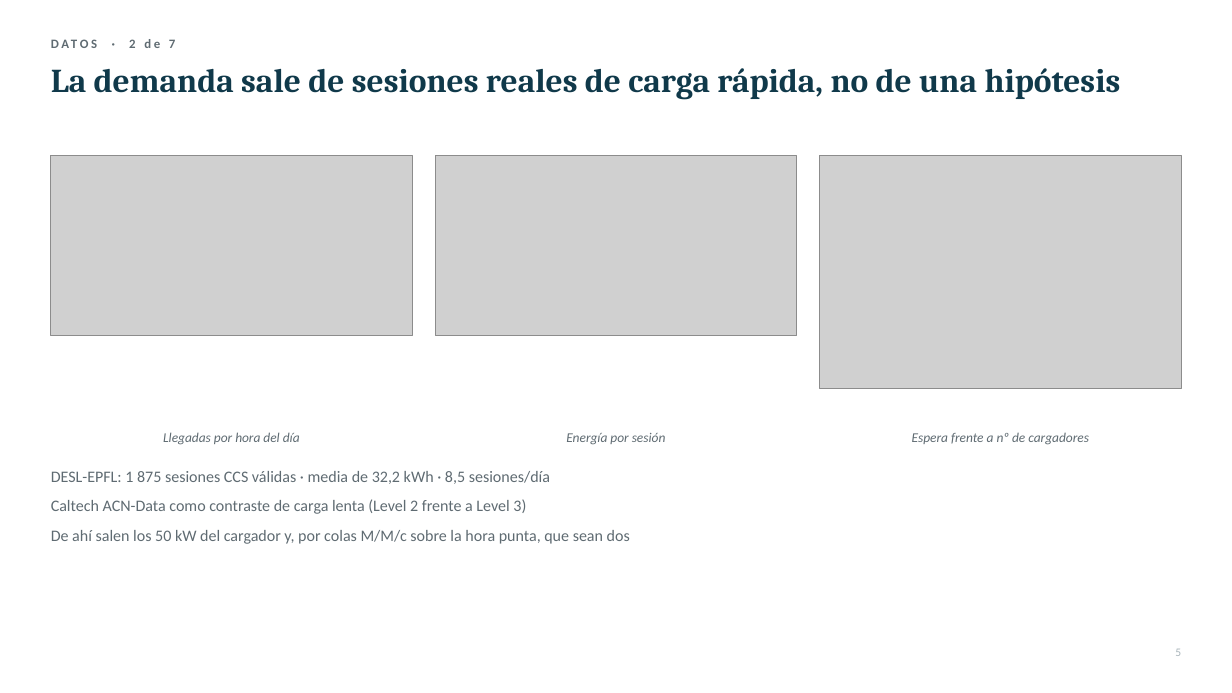
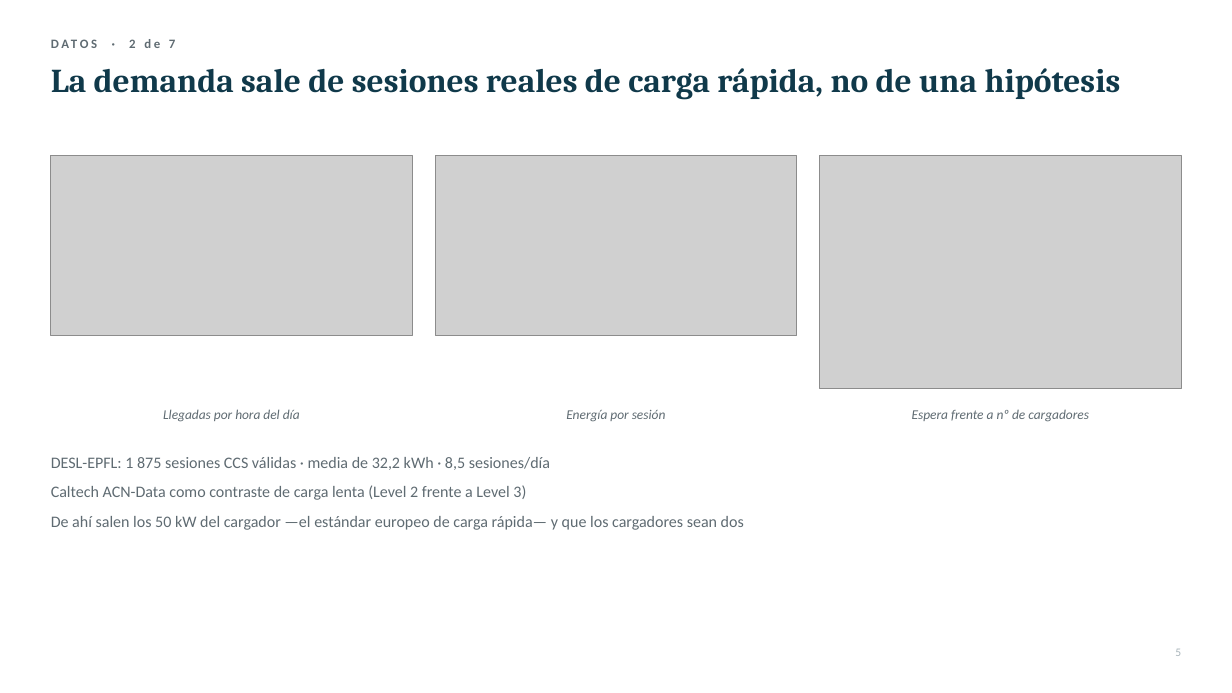
Before and after one commit to FerXxk/multi-energy-station-ems, a slide deck: slide 5 of defensa/OASIS_defensa_TFG.pptx. Drawn at 1232x693 pixels with LibreOffice and Linux fonts; fonts in the diff are those of the drawing; grey boxes stand for pictures. Boxes give left, top, right and bottom in pixels: in the first picture for what was removed or moved away, otherwise in the second. Text is boxed around its words. In the diff, an @@ line names an element or a change of style, - is before the commit and + after.

```diff
--- a/defensa/OASIS_defensa_TFG.pptx
+++ b/defensa/OASIS_defensa_TFG.pptx
@@ 3 texts: place and size @@
-3 texts at box(163, 432, 1089, 445)
+3 texts at box(163, 409, 1089, 422)
@@ text "DESL-EPFL: 1 875 sesiones CCS ...": place and size @@
-text "DESL-EPFL: 1 875 sesiones CCS ..." at box(51, 471, 550, 484)
+text "DESL-EPFL: 1 875 sesiones CCS ..." at box(51, 457, 550, 470)
@@ text "Caltech ACN-Data como contraste de ...": place and size @@
-text "Caltech ACN-Data como contraste de ..." at box(51, 499, 526, 514)
+text "Caltech ACN-Data como contraste de ..." at box(51, 485, 526, 500)
@@ text at box(51, 516, 744, 530): text changed @@
-De ahí salen los 50 kW del cargador y, por colas M/M/c sobre la hora punta, que sean dos
+De ahí salen los 50 kW del cargador —el estándar europeo de carga rápida— y que los cargadores sean dos
```
Also in this commit, not shown: 1 other slide changed, 1 slide added, 1 slide removed, 2 other files.
